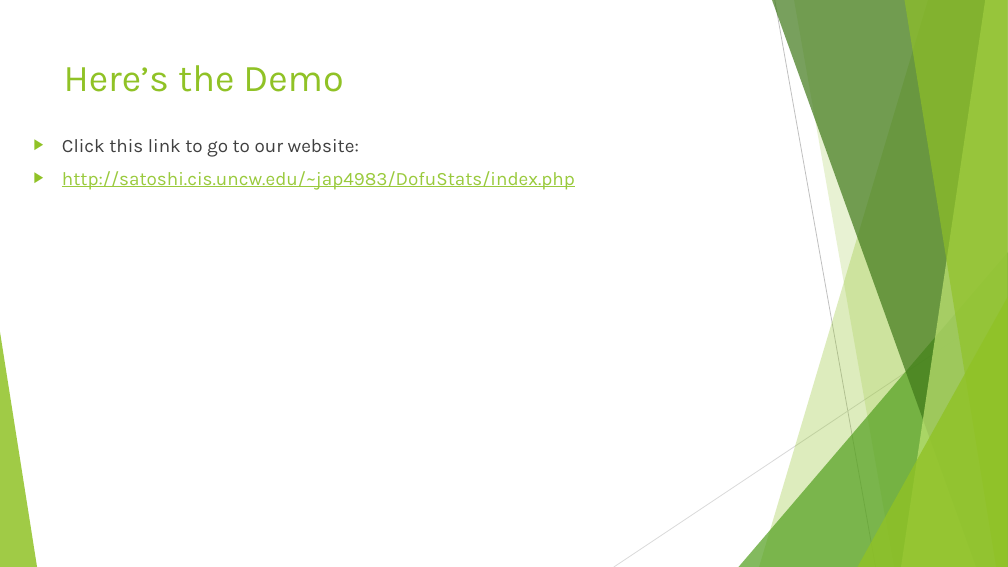
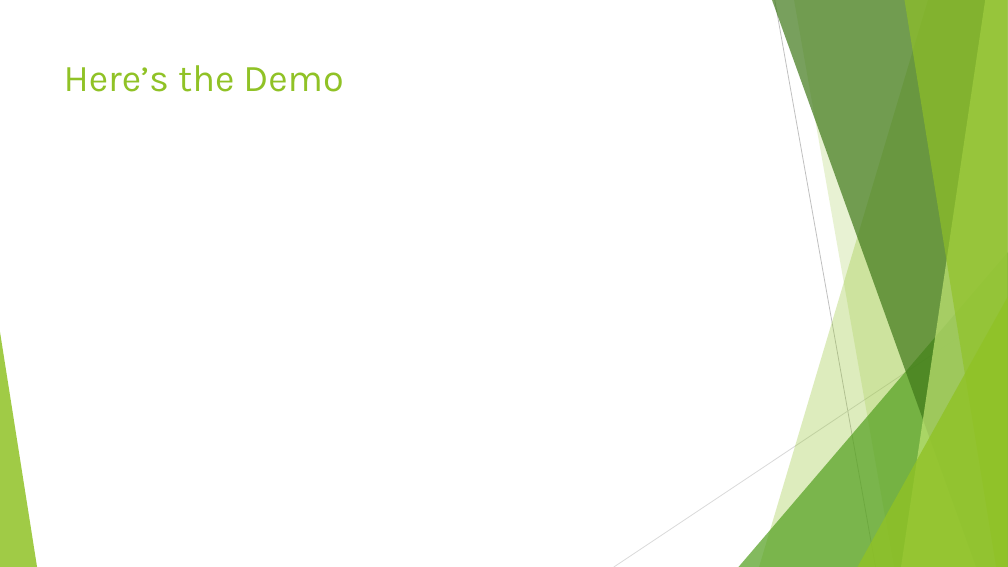
Before and after one commit to Jts996/CSC450, a slide deck: slide 8 of Presentation for 450.pptx. Drawn at 1008x567 pixels with LibreOffice and Linux fonts; fonts in the diff are those of the drawing. Boxes give left, top, right and bottom in pixels: in the first picture for what was removed or moved away, otherwise in the second. Text is boxed around its words. In the diff, an @@ line names an element or a change of style, - is before the commit and + after.

Commit message:
Link removed

```diff
--- a/Presentation for 450.pptx
+++ b/Presentation for 450.pptx
@@ text removed at bbox=[62, 139, 575, 190] @@
-▶ Click this link to go to our website:
-▶ http://satoshi.cis.uncw.edu/~jap4983/DofuStats/index.php
```
